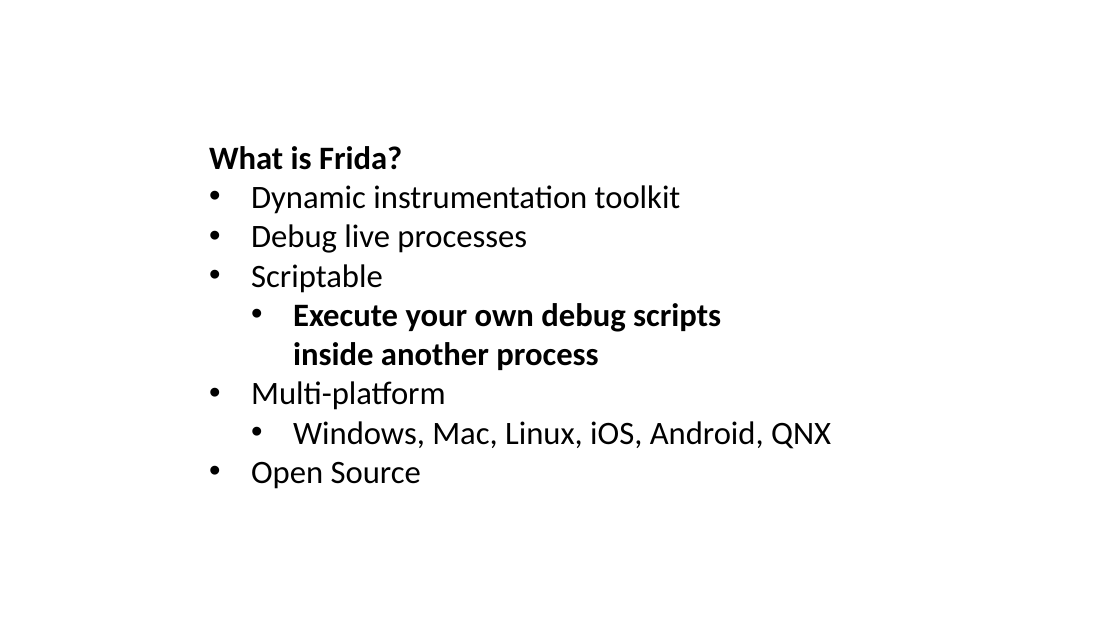
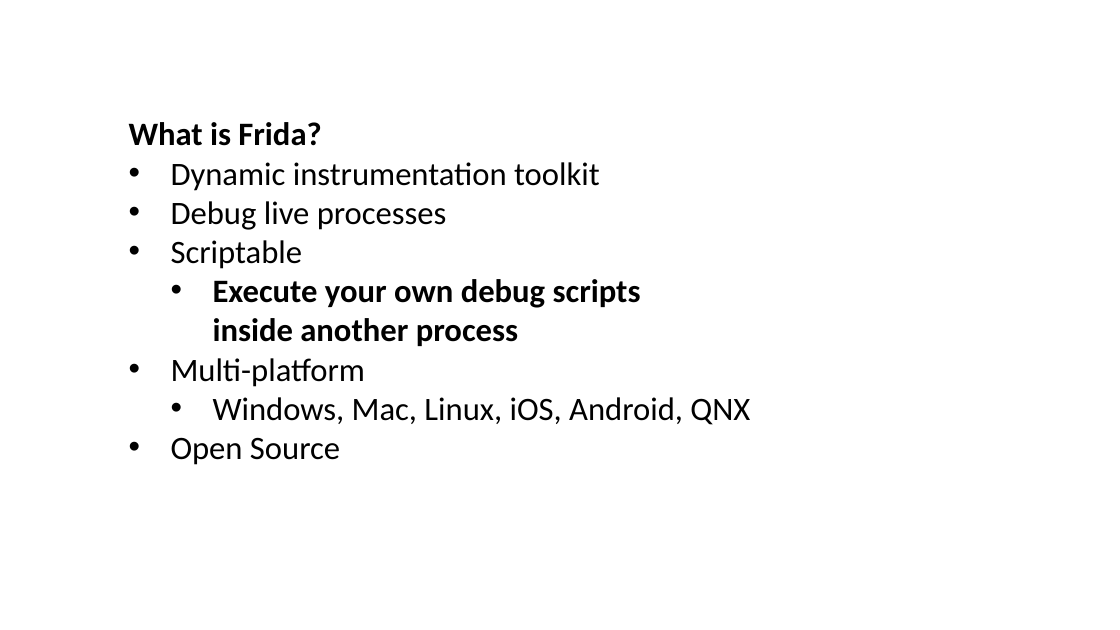
Before and after one commit to frida/frida-presentations, a slide deck: slide 8 of NcN2015/Cross-platform reversing with Frida.pptx (slide 6 before the commit). Drawn at 1120x630 pixels with LibreOffice and Linux fonts; fonts in the diff are those of the drawing. Boxes give left, top, right and bottom in pixels: in the first picture for what was removed or moved away, otherwise in the second. Text is boxed around its words. In the diff, an @@ line names an element or a change of style, - is before the commit and + after.

```diff
--- a/NcN2015/Cross-platform reversing with Frida.pptx
+++ b/NcN2015/Cross-platform reversing with Frida.pptx
@@ text "What is Frida?": place and size @@
-text "What is Frida?" at <box>209,146,831,489</box>
+text "What is Frida?" at <box>129,122,750,465</box>
```
Also in this commit, not shown: 2 other slides changed, 6 slides added.
